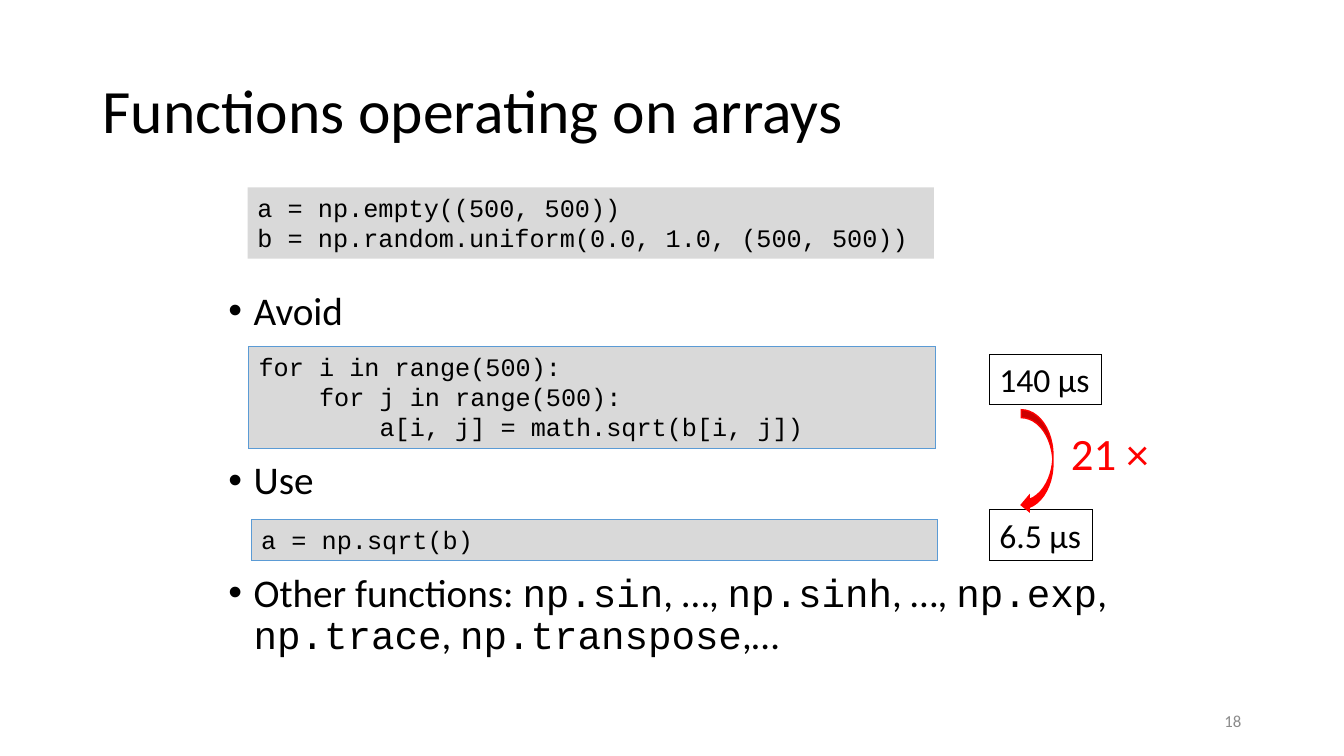
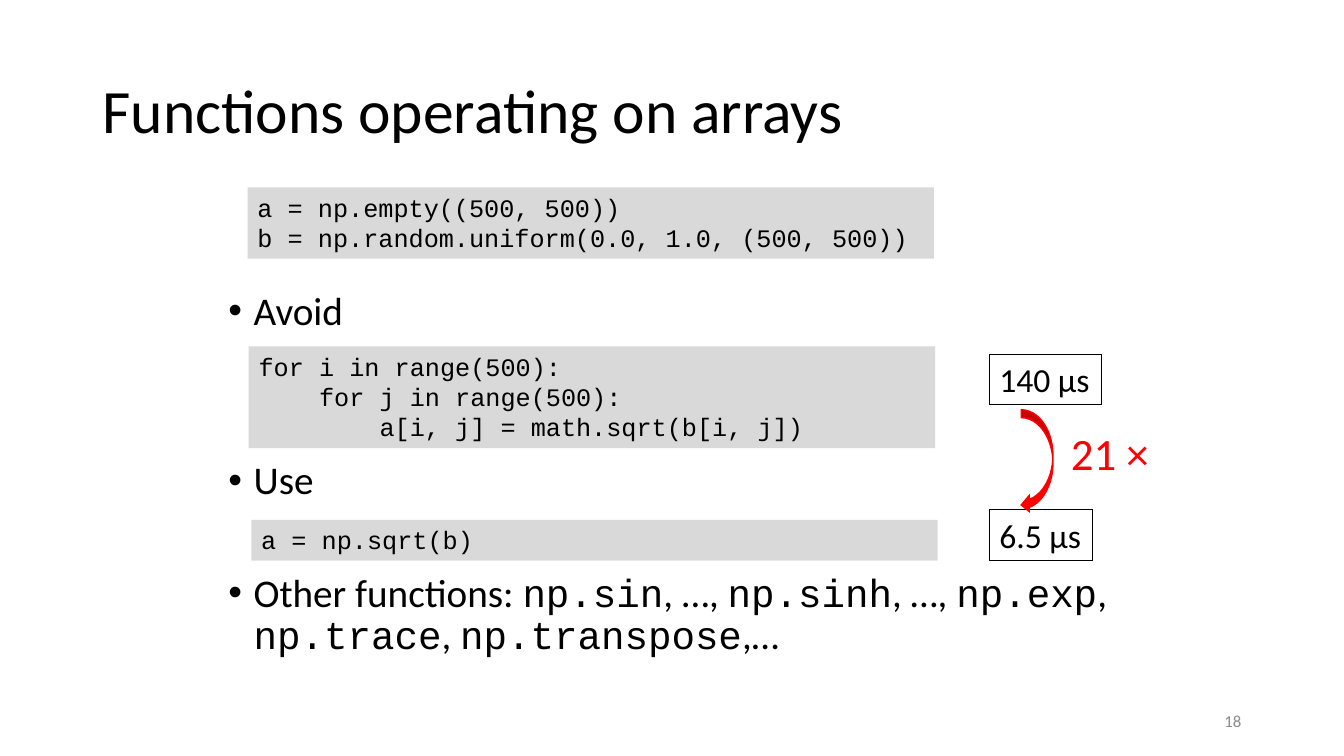
Before and after one commit to gjbex/Scientific-Python, a slide deck: slide 18 of scientific_python.pptx. Drawn at 1344x756 pixels with LibreOffice and Linux fonts; fonts in the diff are those of the drawing. Boxes give left, top, right and bottom in pixels: in the first picture for what was removed or moved away, otherwise in the second. Text is boxed around its words. In the diff, an @@ line names an element or a change of style, - is before the commit and + after.

Commit message:
Fix formatting of mumpy section

```diff
--- a/scientific_python.pptx
+++ b/scientific_python.pptx
@@ rectangle "for i in range(500):" at bbox=[249, 347, 936, 449]: outline #5B9BD5 0.75 pt to none @@
@@ rectangle "a = np.sqrt(b)" at bbox=[251, 520, 938, 561]: outline #5B9BD5 0.75 pt to none @@
```
Also in this commit, not shown: 12 other slides changed.
